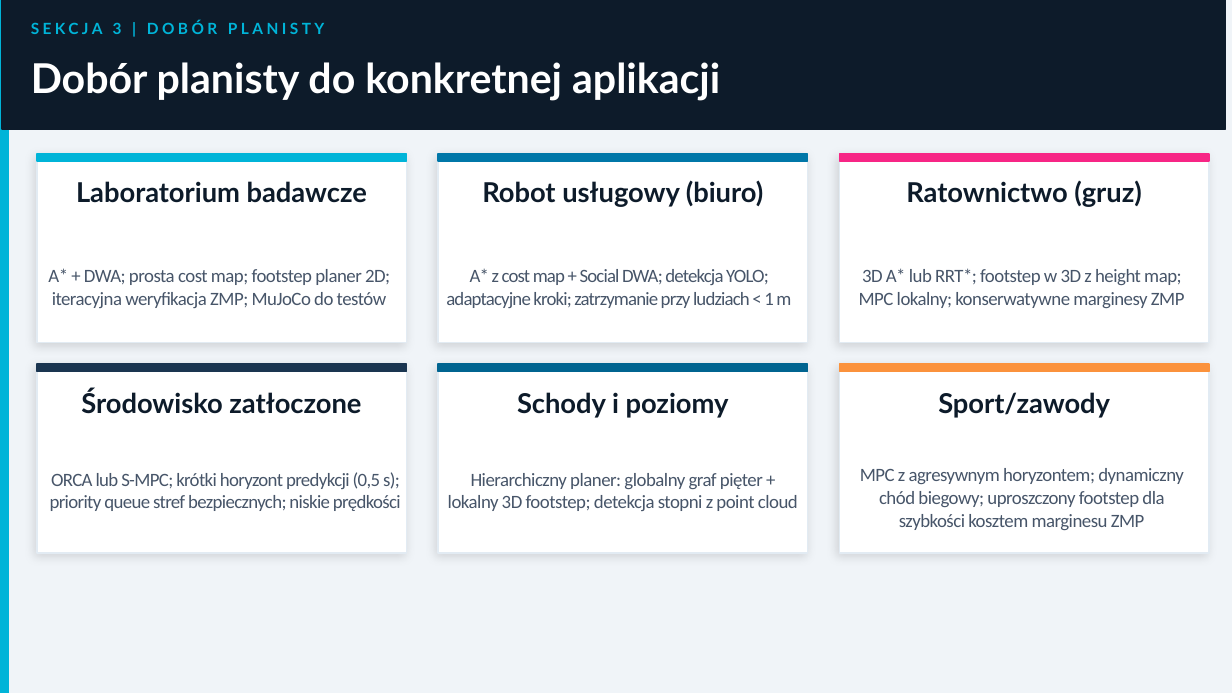
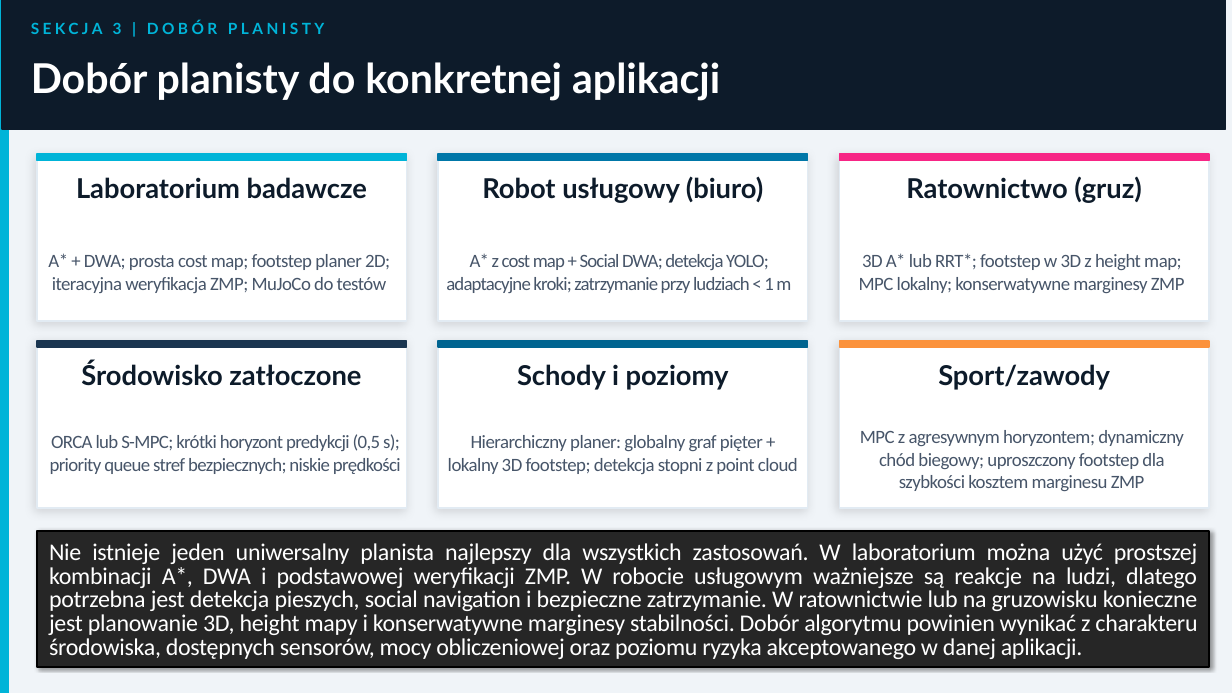
Before and after one commit to MatPomGit/MobileHub, a slide deck: slide 42 of zajecia/robo/robo_w3.pptx (slide 32 before the commit). Drawn at 1232x693 pixels with LibreOffice and Linux fonts; fonts in the diff are those of the drawing. Boxes give left, top, right and bottom in pixels: in the first picture for what was removed or moved away, otherwise in the second. Text is boxed around its words. In the diff, an @@ line names an element or a change of style, - is before the commit and + after.

```diff
--- a/zajecia/robo/robo_w3.pptx
+++ b/zajecia/robo/robo_w3.pptx
@@ rectangle: place and size @@
-rectangle at [37, 154, 407, 342]
+rectangle at [37, 154, 407, 322]
@@ text "Laboratorium badawcze": place and size @@
-text "Laboratorium badawcze" at [76, 181, 367, 203]
+text "Laboratorium badawcze" at [76, 177, 367, 199]
@@ rectangle: place and size @@
-rectangle at [439, 154, 808, 342]
+rectangle at [439, 154, 808, 322]
@@ text "Robot usługowy (biuro)": place and size @@
-text "Robot usługowy (biuro)" at [482, 180, 763, 207]
+text "Robot usługowy (biuro)" at [482, 176, 763, 203]
@@ rectangle: place and size @@
-rectangle at [839, 154, 1209, 342]
+rectangle at [839, 154, 1209, 322]
@@ text "Ratownictwo (gruz)": place and size @@
-text "Ratownictwo (gruz)" at [906, 180, 1141, 207]
+text "Ratownictwo (gruz)" at [906, 176, 1141, 203]
@@ text "A* + DWA; prosta cost ...": place and size @@
-text "A* + DWA; prosta cost ..." at [48, 268, 390, 308]
+text "A* + DWA; prosta cost ..." at [48, 253, 390, 293]
@@ text "A* z cost map + ...": place and size @@
-text "A* z cost map + ..." at [446, 269, 791, 308]
+text "A* z cost map + ..." at [446, 254, 791, 293]
@@ text "3D A* lub RRT*; footstep ...": place and size @@
-text "3D A* lub RRT*; footstep ..." at [859, 268, 1185, 308]
+text "3D A* lub RRT*; footstep ..." at [859, 253, 1185, 293]
@@ rectangle: place and size @@
-rectangle at [37, 365, 407, 553]
+rectangle at [37, 341, 407, 509]
@@ text "Środowisko zatłoczone": place and size @@
-text "Środowisko zatłoczone" at [81, 389, 361, 414]
+text "Środowisko zatłoczone" at [81, 361, 361, 386]
@@ rectangle: place and size @@
-rectangle at [439, 365, 808, 553]
+rectangle at [439, 341, 808, 509]
@@ text "Schody i poziomy": place and size @@
-text "Schody i poziomy" at [517, 392, 729, 418]
+text "Schody i poziomy" at [517, 364, 729, 390]
@@ 3 rectangles: place and size @@
-3 rectangles at [37, 365, 1209, 372]
+3 rectangles at [37, 341, 1209, 347]
@@ rectangle: place and size @@
-rectangle at [839, 365, 1209, 553]
+rectangle at [839, 341, 1209, 509]
@@ text "Sport/zawody": place and size @@
-text "Sport/zawody" at [938, 392, 1110, 418]
+text "Sport/zawody" at [938, 364, 1110, 390]
@@ text "ORCA lub S-MPC; krótki horyzont ...": place and size @@
-text "ORCA lub S-MPC; krótki horyzont ..." at [50, 472, 401, 511]
+text "ORCA lub S-MPC; krótki horyzont ..." at [50, 434, 401, 474]
@@ text "Hierarchiczny planer: globalny graf pięter ...": place and size @@
-text "Hierarchiczny planer: globalny graf pięter ..." at [448, 473, 798, 511]
+text "Hierarchiczny planer: globalny graf pięter ..." at [448, 435, 798, 474]
@@ text "MPC z agresywnym horyzontem; dynamiczny ...": place and size @@
-text "MPC z agresywnym horyzontem; dynamiczny ..." at [860, 468, 1184, 530]
+text "MPC z agresywnym horyzontem; dynamiczny ..." at [860, 430, 1184, 491]
@@ rectangle added at [37, 531, 1209, 667], fill #262626, outline #000000 1.5 pt, 14 pt, text #FFFFFF @@
+Nie istnieje jeden uniwersalny planista najlepszy dla wszystkich zastosowań. W laboratorium można użyć prostszej kombinacji A*, DWA i podstawowej weryfikacji ZMP. W robocie usługowym ważniejsze są reakcje na ludzi, dlatego potrzebna jest detekcja pieszych, social navigation i bezpieczne zatrzymanie. W ratownictwie lub na gruzowisku konieczne jest planowanie 3D, height mapy i konserwatywne marginesy stabilności. Dobór algorytmu powinien wynikać z charakteru środowiska, dostępnych sensorów, mocy obliczeniowej oraz poziomu ryzyka akceptowanego w danej aplikacji.
```
Also in this commit, not shown: 23 other slides changed, 14 slides added, 4 slides removed, 3 other files.
